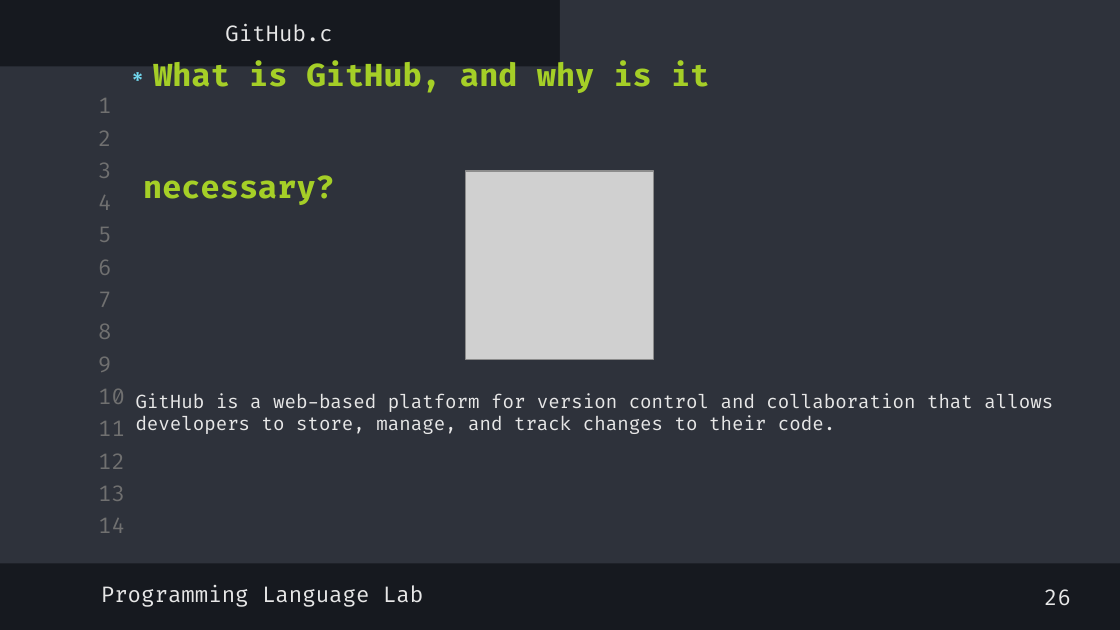
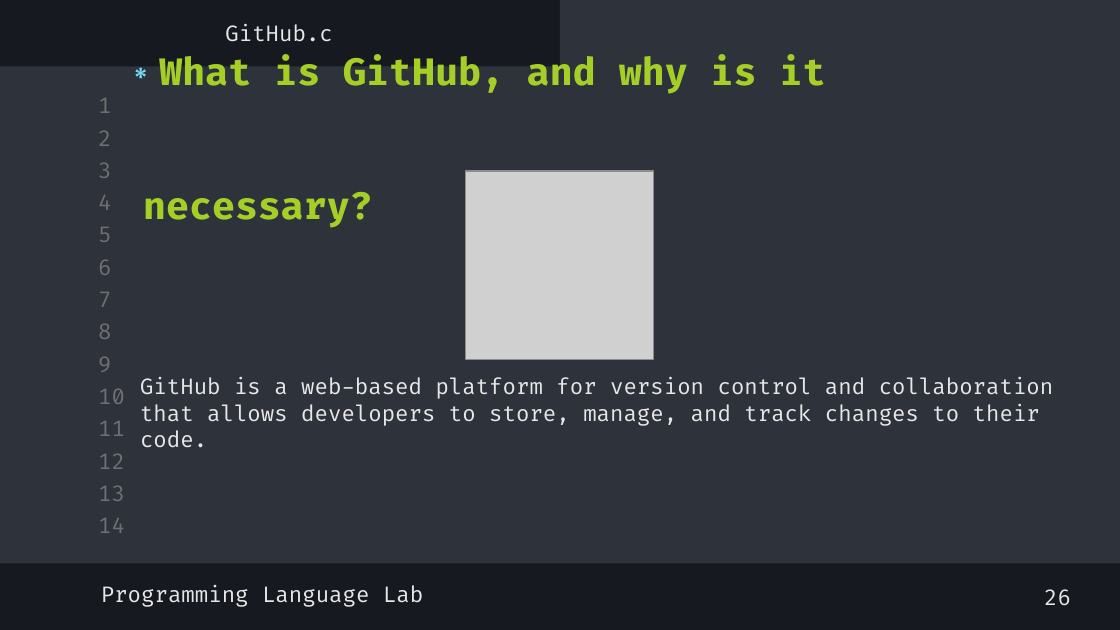
Before and after one commit to shayan-naghizadeh/C-Lab-AUT, a slide deck: slide 32 of slides/1.Introduction/Intro.pptx. Drawn at 1120x630 pixels with LibreOffice and Linux fonts; fonts in the diff are those of the drawing; grey boxes stand for pictures. Boxes give left, top, right and bottom in pixels: in the first picture for what was removed or moved away, otherwise in the second. Text is boxed around its words. In the diff, an @@ line names an element or a change of style, - is before the commit and + after.

```diff
--- a/slides/1.Introduction/Intro.pptx
+++ b/slides/1.Introduction/Intro.pptx
@@ title "What is GitHub, and why ..." at (143,55,826,228): size 20 to 24 pt @@
@@ text "GitHub is a web-based platform ..." at (140,377,1054,448): size 12 to 14 pt @@
```
Also in this commit, not shown: 11 other slides changed.
